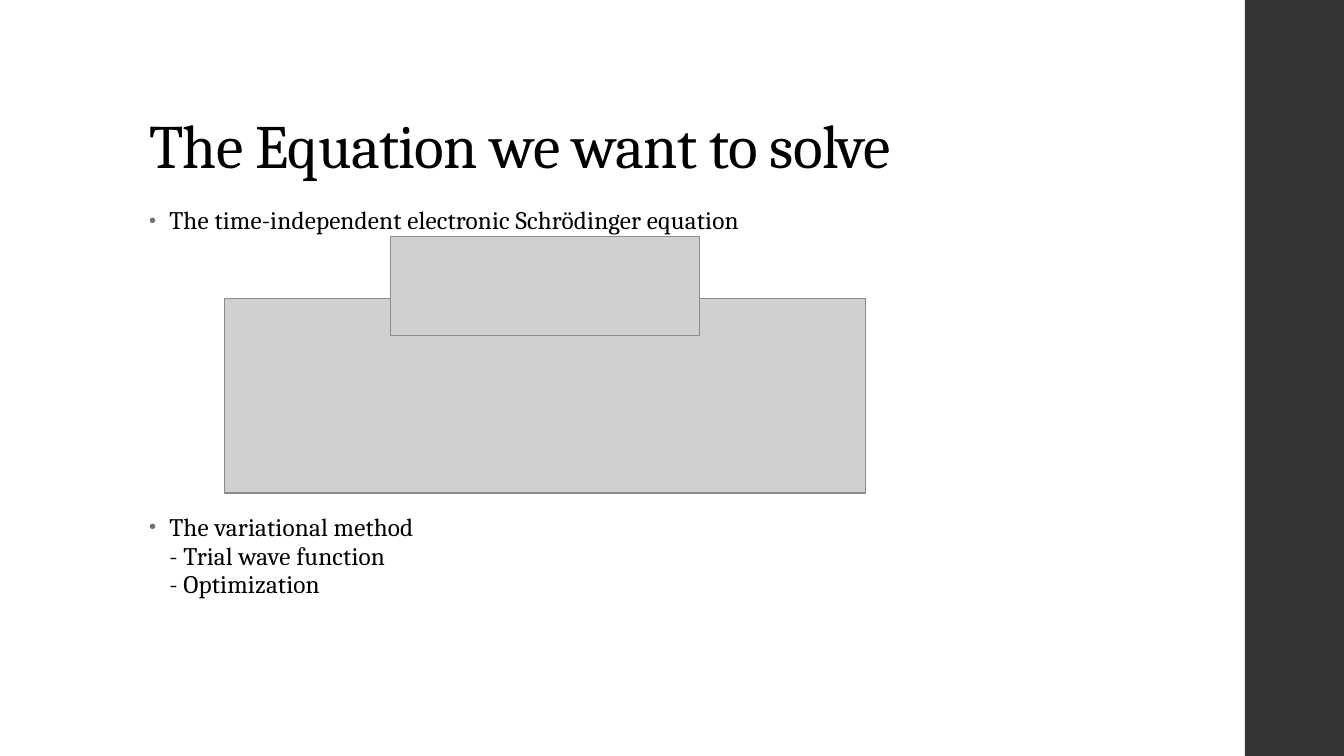
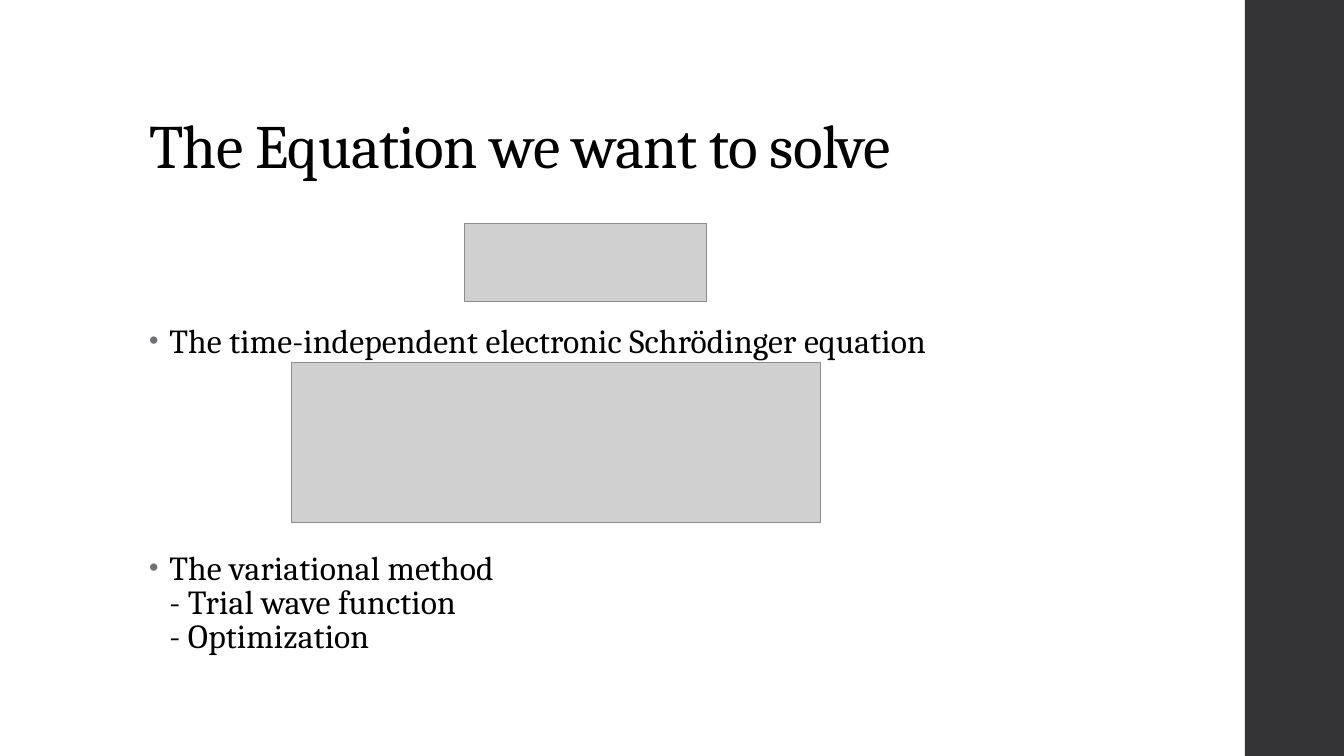
Before and after one commit to KarlHenrik/ComputationalPhysicsMaster, a slide deck: slide 5 of Thesis/Thesis Presentation.pptx (slide 4 before the commit). Drawn at 1344x756 pixels with LibreOffice and Linux fonts; fonts in the diff are those of the drawing; grey boxes stand for pictures. Boxes give left, top, right and bottom in pixels: in the first picture for what was removed or moved away, otherwise in the second. Text is boxed around its words. In the diff, an @@ line names an element or a change of style, - is before the commit and + after.

```diff
--- a/Thesis/Thesis Presentation.pptx
+++ b/Thesis/Thesis Presentation.pptx
@@ text "The time-independent electronic Schrödinger equation" at [169,329,926,655]: size 18 to 24 pt; line spacing 0.95 to 0.85 @@
@@ picture: place and size @@
-picture at [390,236,700,336]
+picture at [465,224,706,301]
@@ picture: place and size @@
-picture at [224,298,865,493]
+picture at [291,363,821,523]
```
Also in this commit, not shown: 10 other slides changed, 6 slides added, 7 slides removed, 1 other file.
